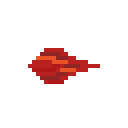
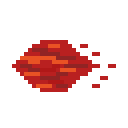
Before/after of a 128×128 layered artwork. What changed in the layer stack:
painted on "Layer 6" over [12, 40, 116, 92]
